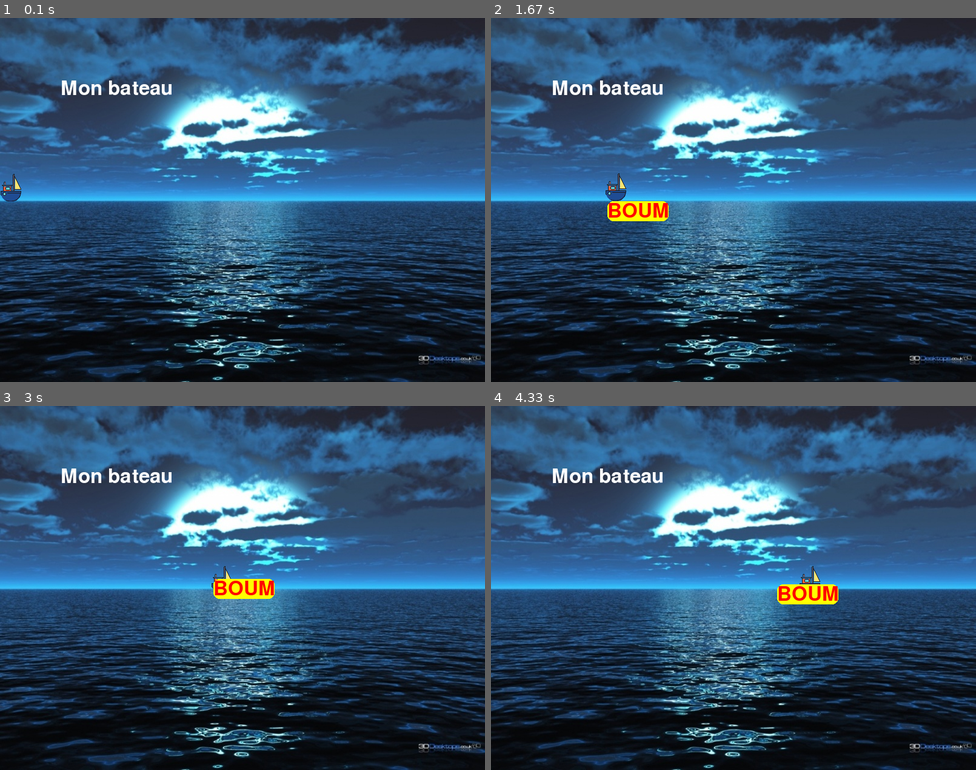
Above: before the commit, frames 1-4 (two rows, left to right).
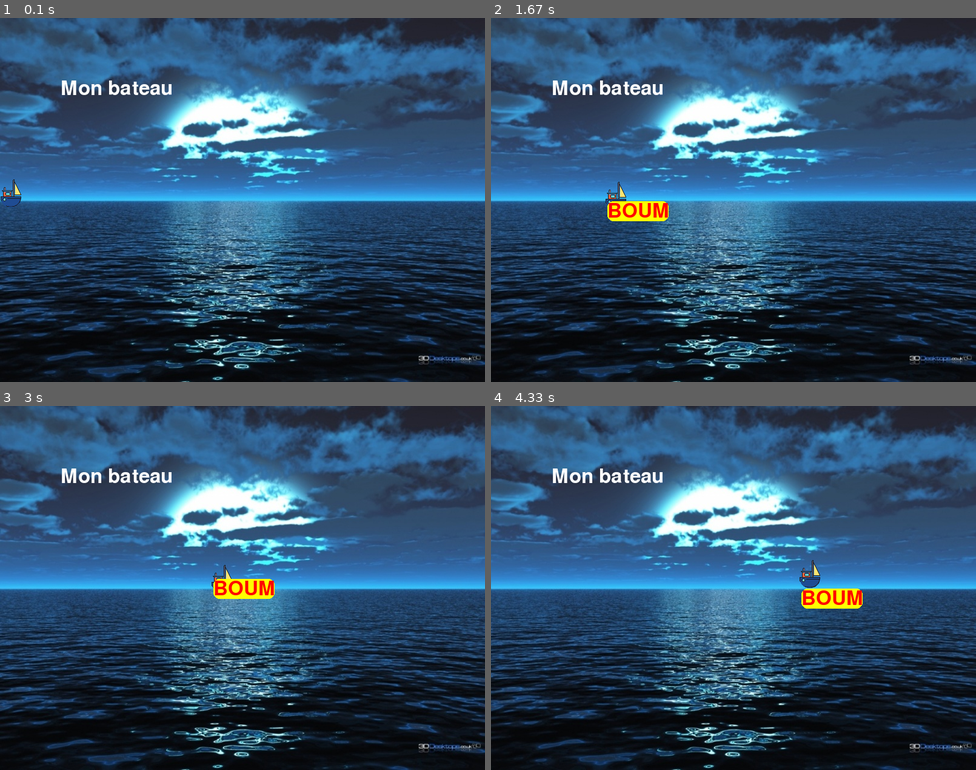
Above: after the commit, the same moments.

Repository: KermitPlaysCode/pygame-test
Game: pygame game, started from pygame-test.py
The game is run twice, just before and just after one commit, with the same random seed, the same clock (stepped at 60 frames per second) and the same inputs.
Inputs (mouse positions are in pixels of both pictures, inside the frame that each line leads up to):
- Up to frame 1 (0.1 s): no input
- Up to frame 2 (1.67 s): click (529, 185) at 0.38 s; click "BOUM" at 0.72 s; click (578, 185) at 1.05 s; click "BOUM" at 1.38 s
- Up to frame 3 (3 s): click (135, 577) at 1.72 s; click (160, 577) at 2.05 s; click "BOUM" at 2.38 s; click (208, 573) at 2.72 s
- Up to frame 4 (4.33 s): click "BOUM" at 3.05 s; click (748, 577) at 3.38 s; click "BOUM" at 3.72 s; click "BOUM" at 4.05 s

The runs differ from the first frame. In frame 1, 0.2% of the frame differs, in the area x 0-5%, y 42-52%; in frame 2, 0.2%; in frame 3, less than 0.1%; in frame 4, 1.0%, in the area x 59-77%, y 42-56%.

Commit message:
Sweet move to cos

Diff:
--- a/pygame-test.py
+++ b/pygame-test.py
@@ -6,6 +6,7 @@
 import pygame
 from sys import exit
 from os.path import dirname
+from math import cos
 
 pygame.init()
 screen = pygame.display.set_mode((800,600))
@@ -27,6 +28,7 @@
 maxx = 790
 miny = 255
 maxy = 265
+waves = 8 # boat waves across screen
 
 x=minx
 y=miny
@@ -56,15 +58,12 @@
     screen.blit(bg_surface, (0,0))
     screen.blit(text_surface, (100,100))
     screen.blit(boat_surface, boat_rect)
-    boat_rect.top += vary
-    y += vary
-    if y > maxy or y < miny:
-        vary = -vary
     boat_rect.right += varx
     x += varx
     if x > maxx:
         x = minx
         boat_rect.right = minx
+    boat_rect.top = int((miny+maxy)/2) + (maxy-miny) * cos(waves * 2 * 3.1415 * x/(maxx-minx))
 
     # Mouse position, collision with a rect
     mouse_pos = pygame.mouse.get_pos()
